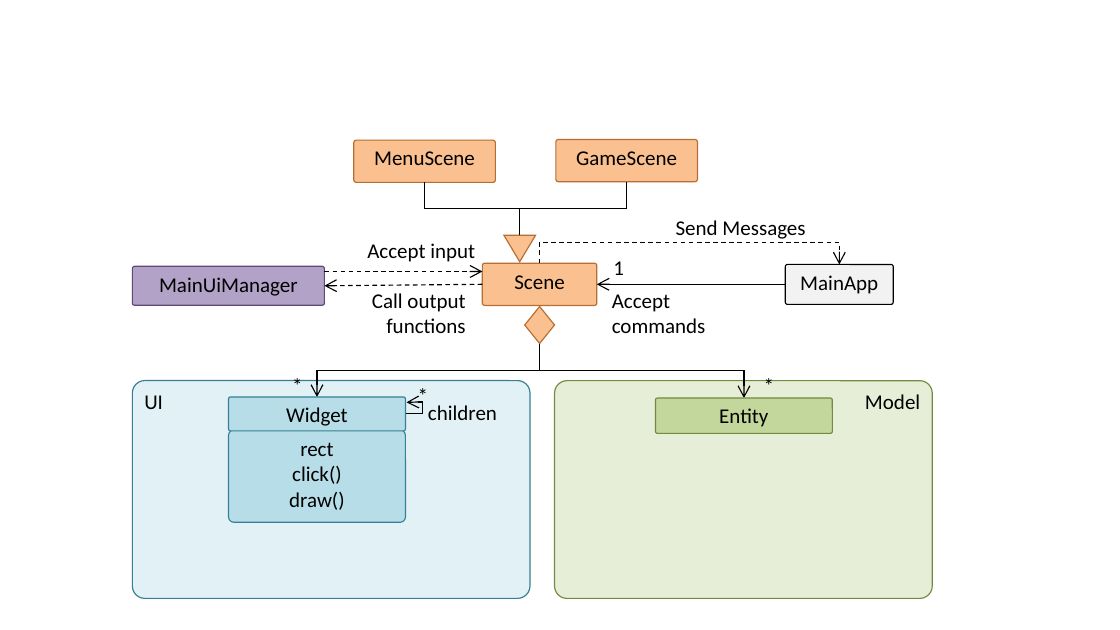
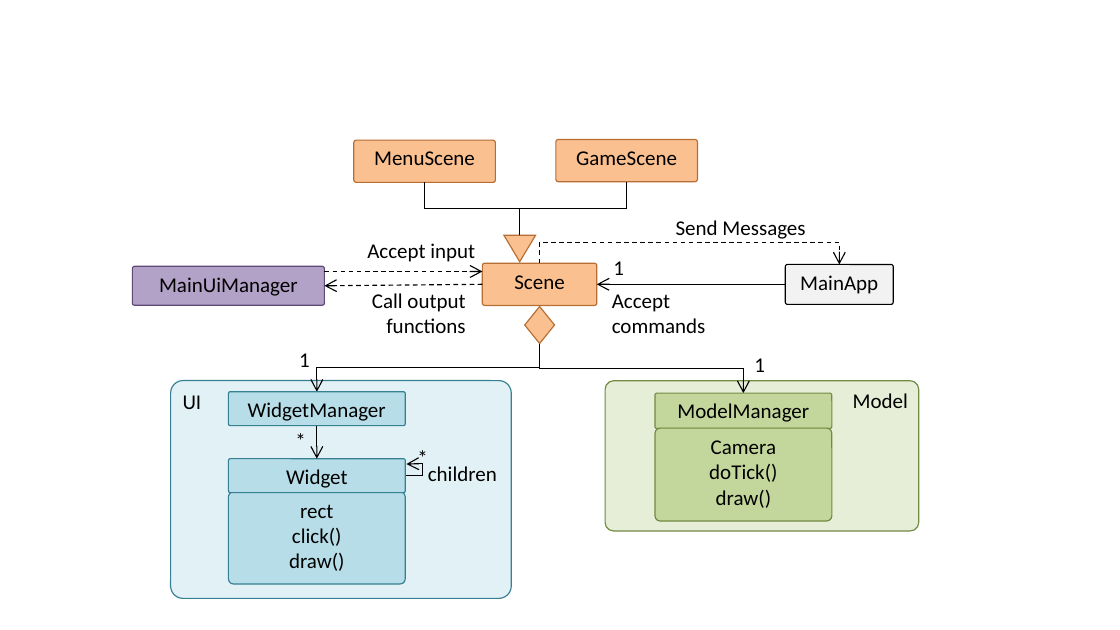
Before and after one commit to OrangeJuice7/SDL-OpenGL-Game-Framework, a slide deck: slide 1 of docs/diagrams/SceneClassDiagram.pptx. Drawn at 1120x630 pixels with LibreOffice and Linux fonts; fonts in the diff are those of the drawing. Boxes give left, top, right and bottom in pixels: in the first picture for what was removed or moved away, otherwise in the second. Text is boxed around its words. In the diff, an @@ line names an element or a change of style, - is before the commit and + after.

Commit message:
Update docs on Model changes

```diff
--- a/docs/diagrams/SceneClassDiagram.pptx
+++ b/docs/diagrams/SceneClassDiagram.pptx
@@ text added at <box>299,353,310,367</box>, 18 pt, text #000000 @@
+1
@@ elbow arrow moved from (539, 344) - (317, 397) to (539, 344) - (317, 392) @@
@@ elbow arrow moved from (539, 344) - (744, 398) to (539, 344) - (744, 393) @@
@@ text at <box>754,358,765,372</box>: text changed @@
-*
+1
@@ rounded rectangle "UI": place and size @@
-rounded rectangle "UI" at <box>133,381,530,598</box>
+rounded rectangle "UI" at <box>171,381,512,598</box>
@@ rounded rectangle "Model": place and size @@
-rounded rectangle "Model" at <box>555,381,933,598</box>
+rounded rectangle "Model" at <box>605,381,918,531</box>
@@ rounded rectangle added at <box>229,392,406,425</box>, fill #B7DEE8, outline #377F92 1 pt, 18 pt, text #000000 @@
+WidgetManager
@@ rounded rectangle "ModelManager": place and size @@
-rounded rectangle "ModelManager" at <box>655,398,833,434</box>
+rounded rectangle "ModelManager" at <box>655,393,833,429</box>
@@ text in rounded rectangle at <box>677,403,809,422</box>: text changed @@
-Entity
+ModelManager
@@ text "*": place and size @@
-text "*" at <box>284,369,309,402</box>
+text "*" at <box>287,423,313,457</box>
@@ elbow arrow added from (317, 426) to (317, 459), #000000 1 pt @@
@@ 2 rounded rectangles, 1 elbow arrow, 1 text: place and size @@
-2 rounded rectangles, 1 elbow arrow, 1 text at <box>229,378,434,523</box>
+2 rounded rectangles, 1 elbow arrow, 1 text at <box>229,440,434,584</box>
@@ rounded rectangle added at <box>655,429,833,522</box>, fill #C3D69B, outline #738A42 1 pt, 18 pt, text #000000 @@
+Camera
+doTick()
+draw()
@@ text "children": place and size @@
-text "children" at <box>428,405,497,420</box>
+text "children" at <box>428,466,497,481</box>
```
Also in this commit, not shown: 4 other files.
